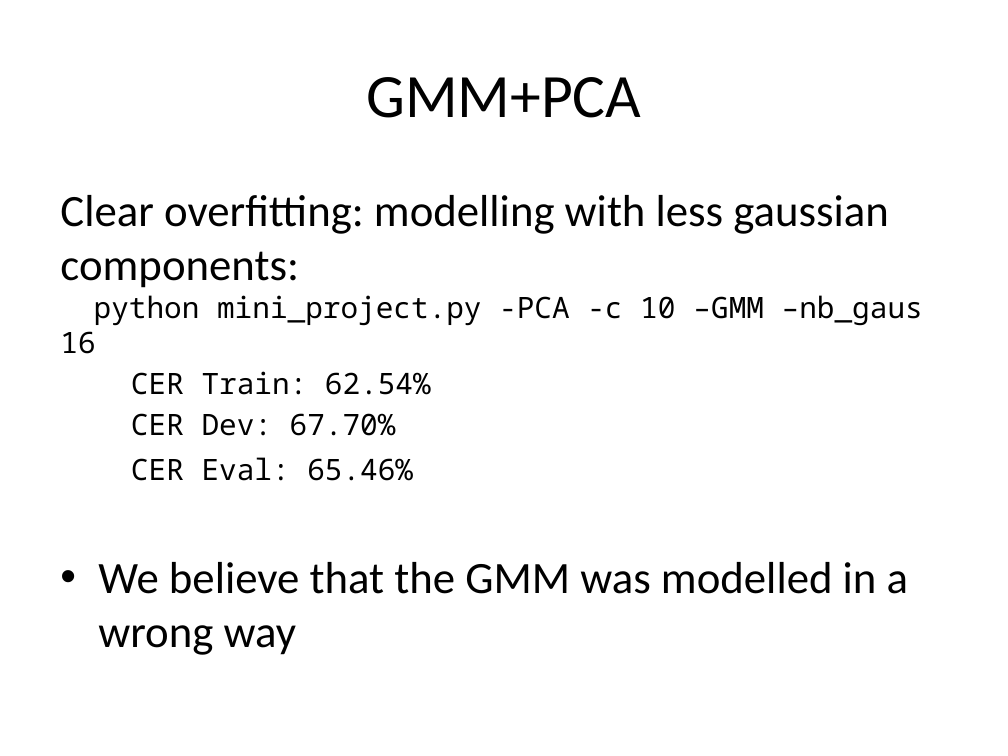
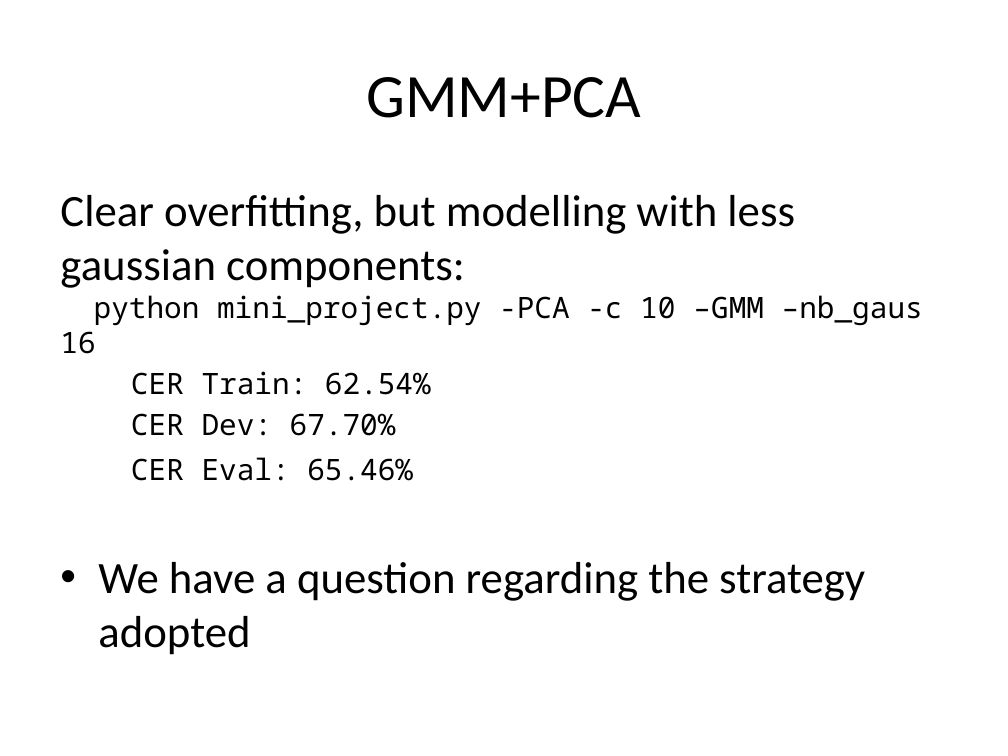
Before and after one commit to tiagofrepereira2012/FSPR_miniproject, a slide deck: slide 6 of presentation/Presentation.pptx. Drawn at 1008x756 pixels with LibreOffice and Linux fonts; fonts in the diff are those of the drawing. Boxes give left, top, right and bottom in pixels: in the first picture for what was removed or moved away, otherwise in the second. Text is boxed around its words. In the diff, an @@ line names an element or a change of style, - is before the commit and + after.

Commit message:
new version of the presentation

```diff
--- a/presentation/Presentation.pptx
+++ b/presentation/Presentation.pptx
@@ text at (x1=60, y1=195, x2=923, y2=354): text changed @@
-Clear overfitting: modelling with less gaussian components:
-python mini_project.py -PCA -c 10 –GMM –nb_gaus 16
+Clear overfitting, but modelling with less gaussian components:
+python mini_project.py -PCA -c 10 –GMM –nb_gaus 16
@@ text at (x1=98, y1=562, x2=865, y2=655): text changed @@
-• We believe that the GMM was modelled in a wrong way
+• We have a question regarding the strategy adopted
```
Also in this commit, not shown: 1 other file.
